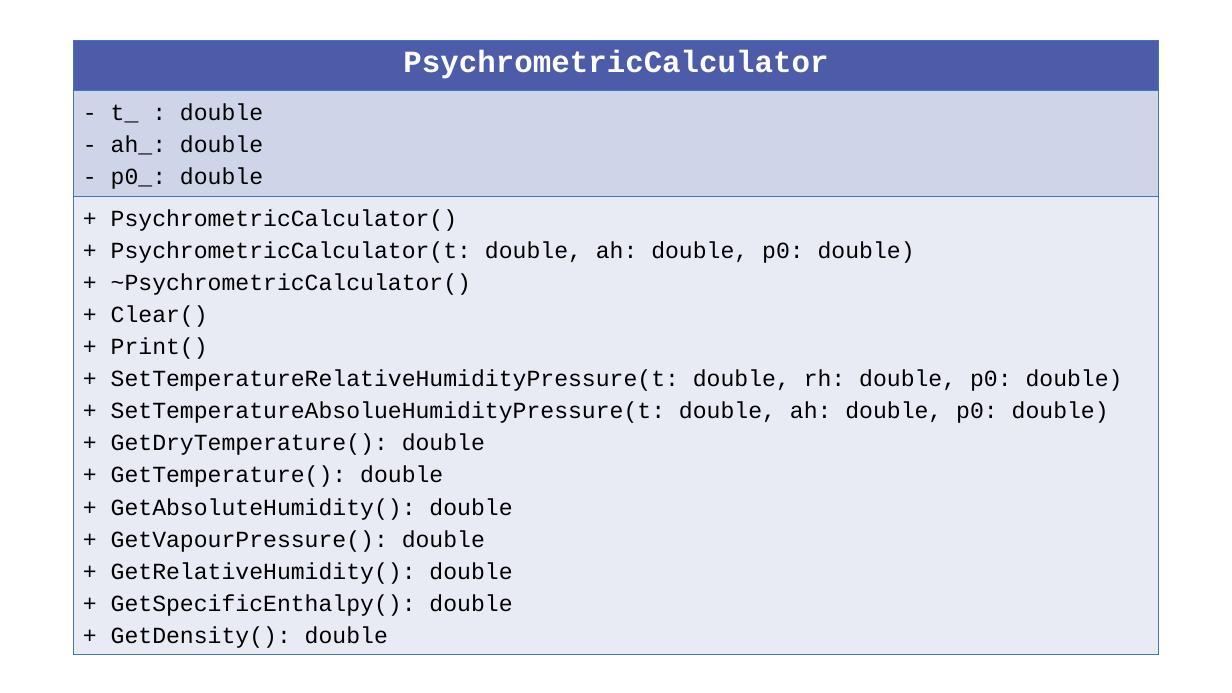
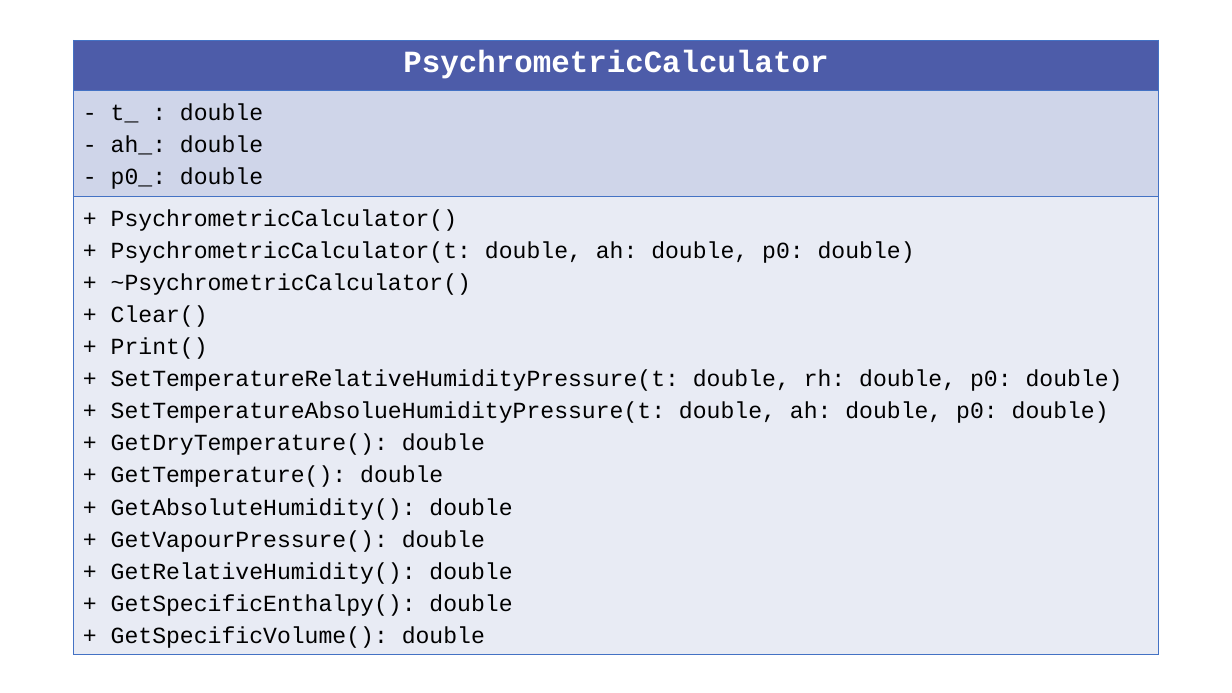
Before and after one commit to echabert/ESIPAPCpp, a slide deck: slide 1 of doc/session2/UML.pptx. Drawn at 1232x693 pixels with LibreOffice and Linux fonts; fonts in the diff are those of the drawing. Boxes give left, top, right and bottom in pixels: in the first picture for what was removed or moved away, otherwise in the second. Text is boxed around its words. In the diff, an @@ line names an element or a change of style, - is before the commit and + after.

```diff
--- a/doc/session2/UML.pptx
+++ b/doc/session2/UML.pptx
@@ table at [74,41,1159,653] @@
-row 3, column 1: + PsychrometricCalculator() / + PsychrometricCalculator(t: double, ah: double, p0: double) / + ~PsychrometricCalculator() / + Clear() / + Print() / + SetTemperatureRelativeHumidityPressure(t: double, rh: double, p0: double) / + SetTemperatureAbsolueHumidityPressure(t: double, ah: double, p0: double) / + GetDryTemperature(): double / + GetTemperature(): double / + GetAbsoluteHumidity(): double / + GetVapourPressure(): double / + GetRelativeHumidity(): double / + GetSpecificEnthalpy(): double / + GetDensity(): double
+row 3, column 1: + PsychrometricCalculator() / + PsychrometricCalculator(t: double, ah: double, p0: double) / + ~PsychrometricCalculator() / + Clear() / + Print() / + SetTemperatureRelativeHumidityPressure(t: double, rh: double, p0: double) / + SetTemperatureAbsolueHumidityPressure(t: double, ah: double, p0: double) / + GetDryTemperature(): double / + GetTemperature(): double / + GetAbsoluteHumidity(): double / + GetVapourPressure(): double / + GetRelativeHumidity(): double / + GetSpecificEnthalpy(): double / + GetSpecificVolume(): double
```
Also in this commit, not shown: 1 other slide changed, 3 other files.
